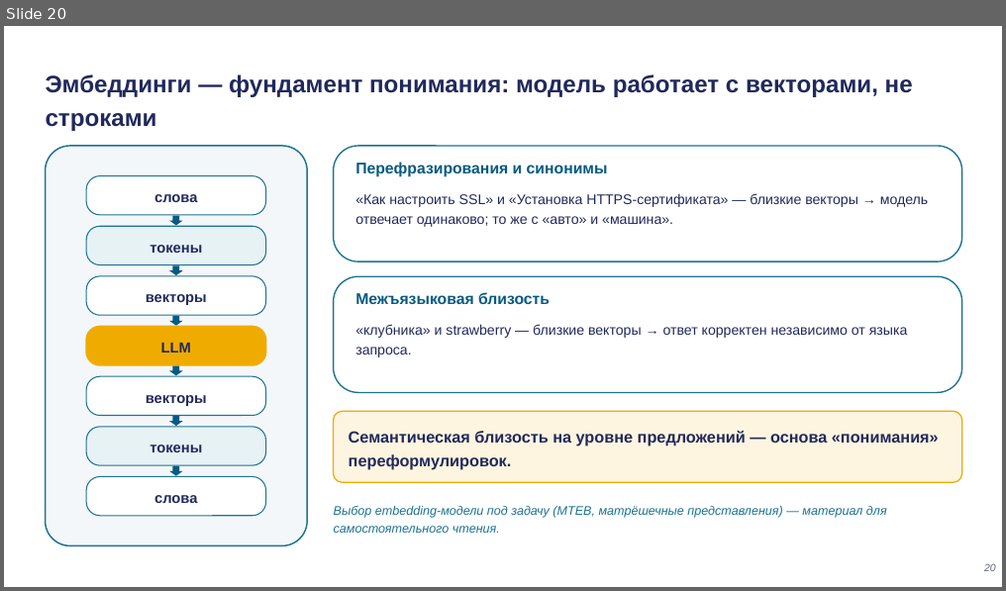
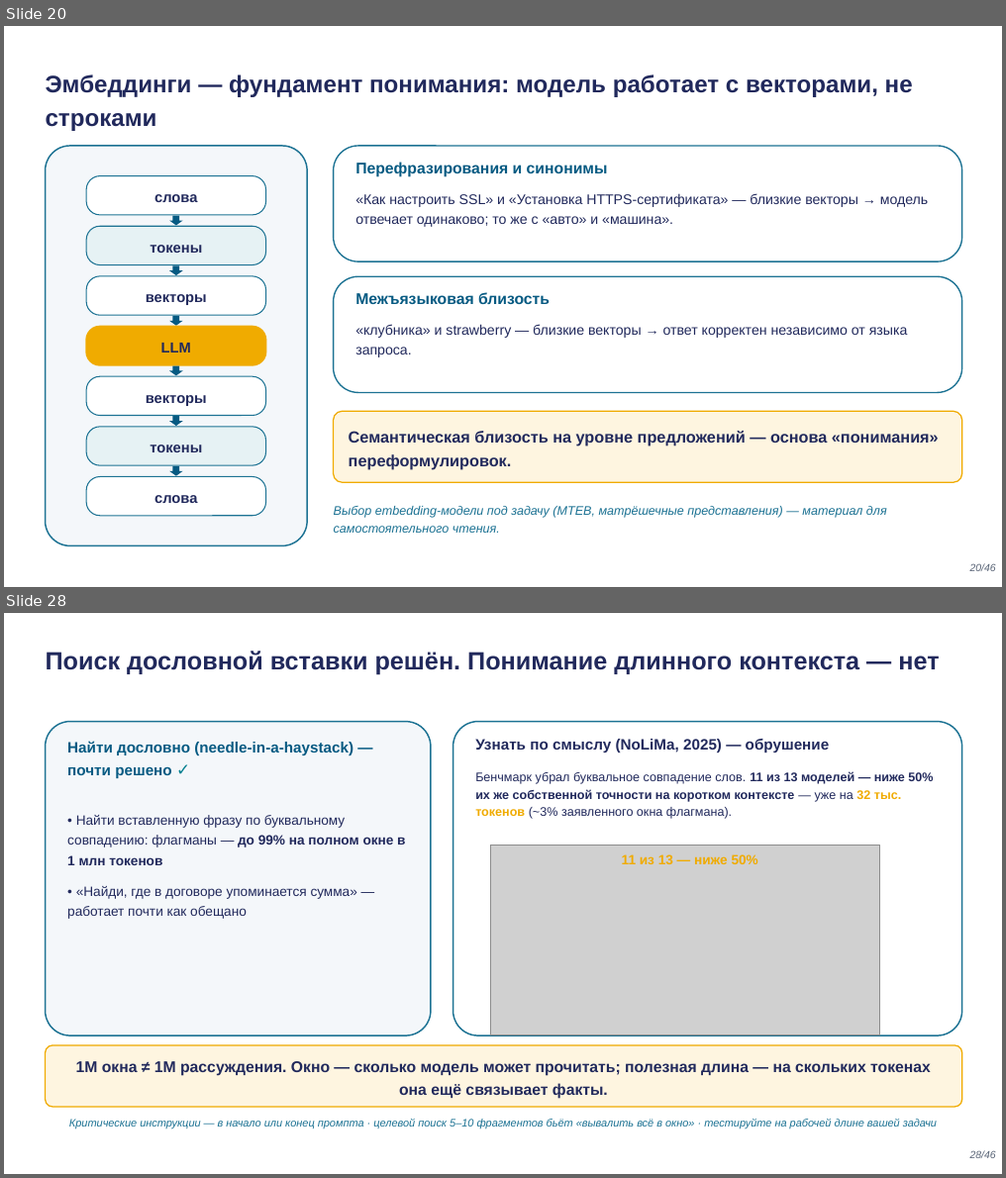
Before and after one commit to tellina-study/AI-usage-lessons, a slide deck: library/lectures/lec-02/rendered/lec-02.pptx. Shown one above the other, each under a label of ours: slide 20 before the commit, slides 20 and 28 after it; the slides between them are not shown. The pictures are 1006x591 and 1006x1178 pixels, drawn with LibreOffice and Linux fonts; fonts in the diff are those of the drawing; grey boxes stand for pictures. Boxes give left, top, right and bottom in pixels: in the first picture for what was removed or moved away, otherwise in the second. Text is boxed around its words. In the diff, an @@ line names an element or a change of style, - is before the commit and + after.

```diff
--- a/library/lectures/lec-02/rendered/lec-02.pptx
+++ b/library/lectures/lec-02/rendered/lec-02.pptx
@@ slide 28 added at (4, 613, 1002, 1174), background #FFFFFF @@
@@ text added at (46, 651, 939, 674), 24 pt, text #21295C, bold @@
+Поиск дословной вставки решён. Понимание длинного контекста — нет
@@ rounded rectangle added at (46, 722, 431, 1036), fill #F4F7FA, outline #1C7293 1.4 pt @@
@@ rounded rectangle added at (453, 722, 962, 1036), fill #FFFFFF, outline #1C7293 1.4 pt @@
@@ text added at (67, 741, 353, 778), 14.5 pt, text #065A82, bold @@
+Найти дословно (needle-in-a-haystack) — почти решено ✓
@@ text added at (475, 739, 830, 753), 14.5 pt, text #21295C, bold @@
+Узнать по смыслу (NoLiMa, 2025) — обрушение
@@ text added at (475, 771, 933, 819), 12 pt, text #21295C, bold @@
+Бенчмарк убрал буквальное совпадение слов. 11 из 13 моделей — ниже 50% их же собственной точности на коротком контексте — уже на 32 тыс. токенов (~3% заявленного окна флагмана).
@@ text added at (67, 815, 405, 919), 13 pt, text #21295C @@
+• Найти вставленную фразу по буквальному совпадению: флагманы — до 99% на полном окне в 1 млн токенов
+• «Найди, где в договоре упоминается сумма» — работает почти как обещано
@@ picture added at (491, 845, 880, 1036) @@
@@ text added at (622, 855, 758, 864), 13 pt, text #F0AB00, bold @@
+11 из 13 — ниже 50%
@@ rounded rectangle added at (46, 1046, 962, 1107), fill #FEF5E0, outline #F0AB00 1.2 pt @@
@@ text added at (76, 1061, 931, 1099), 15 pt, text #21295C, bold @@
+1M окна ≠ 1M рассуждения. Окно — сколько модель может прочитать; полезная длина — на скольких токенах она ещё связывает факты.
@@ text added at (69, 1119, 937, 1129), 10.5 pt, text #1C7293, italic @@
+Критические инструкции — в начало или конец промпта · целевой поиск 5–10 фрагментов бьёт «вывалить всё в окно» · тестируйте на рабочей длине вашей задачи
@@ text added at (970, 1151, 996, 1158), 10 pt, text #5B6678, italic @@
+28/46
@@ slide 20 changed as well @@
@@ text at (970, 564, 996, 571): text changed @@
-20
+20/46
```
Also in this commit, not shown: 19 other slides changed, 25 other slides added, 17 other files.
